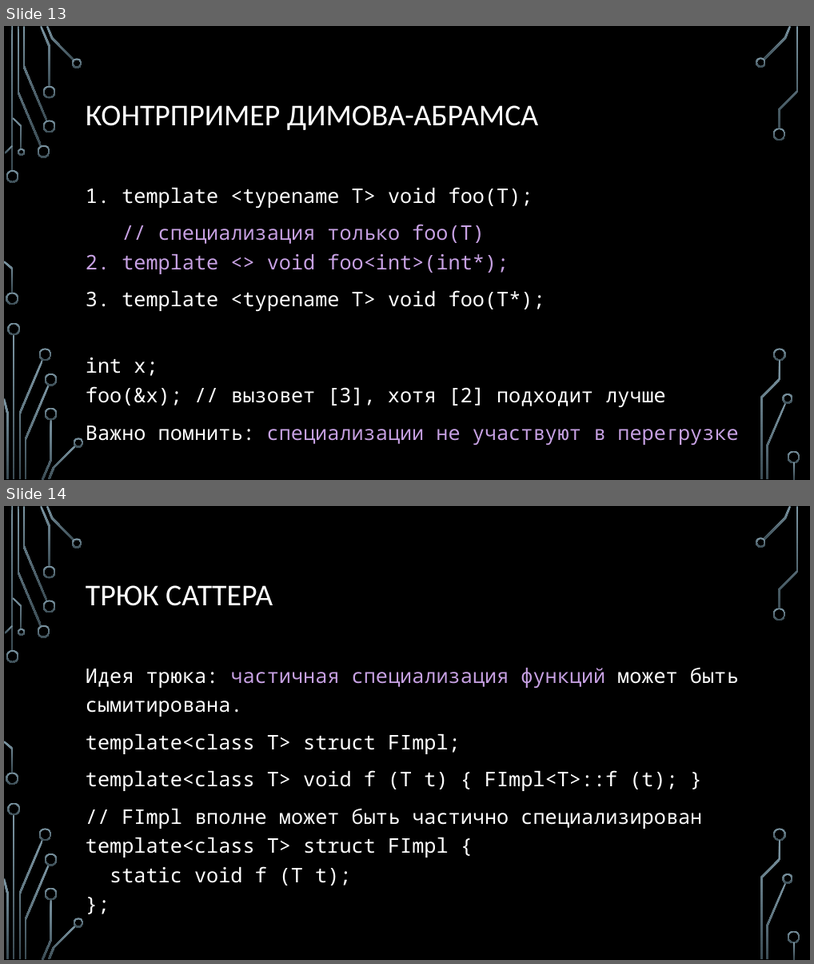
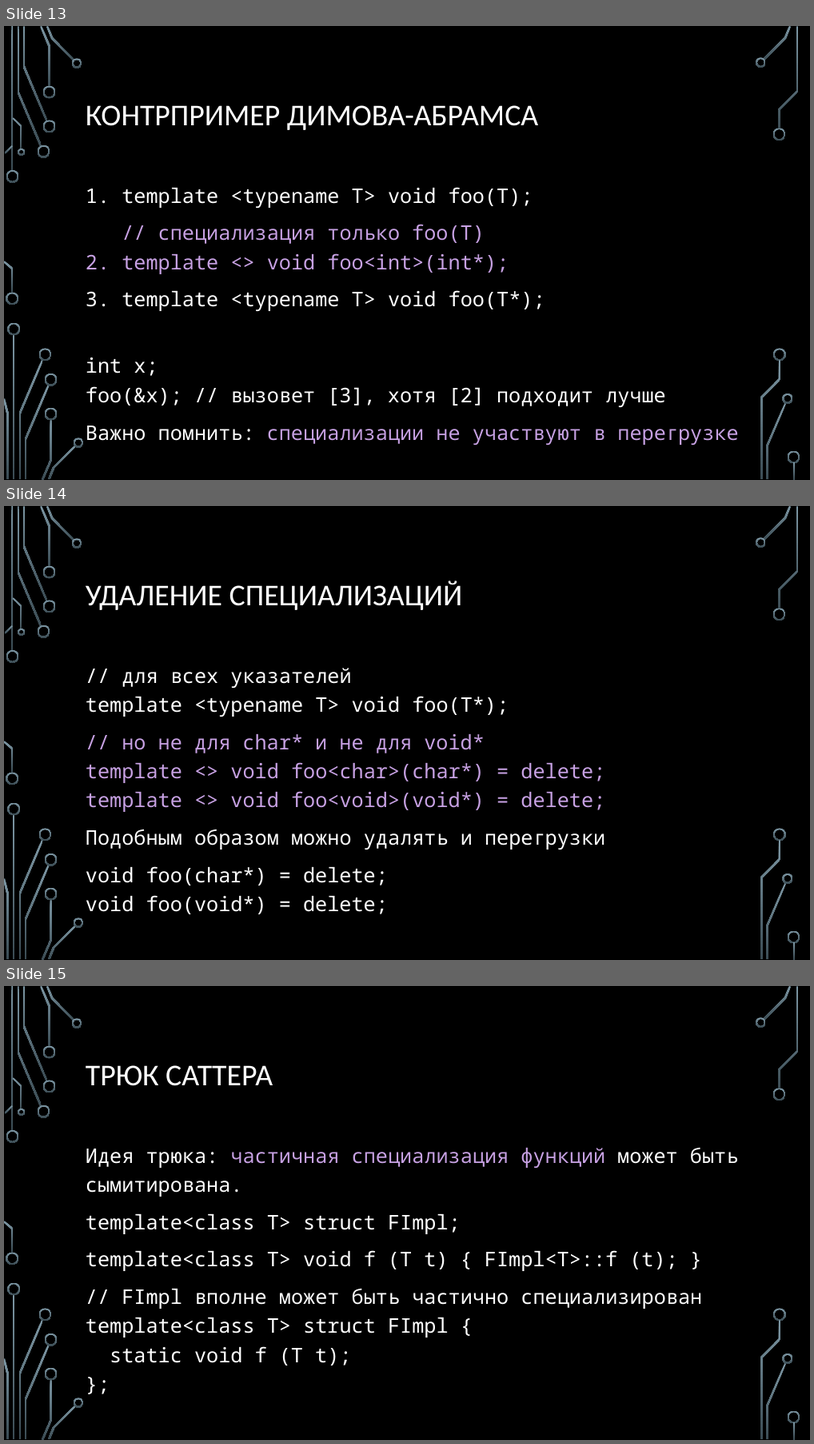
Before and after one commit to MIPT-ILab/cpp-lects-rus, a slide deck: slides/lec2-2-class-templates.pptx. Shown one above the other, each under a label of ours: slides 13 and 14 before the commit, slides 13, 14 and 15 after it. The pictures are 814x964 and 814x1444 pixels, drawn with LibreOffice and Linux fonts; fonts in the diff are those of the drawing; background and template pictures are left out. Boxes give left, top, right and bottom in pixels: in the first picture for what was removed or moved away, otherwise in the second. Text is boxed around its words. In the diff, an @@ line names an element or a change of style, - is before the commit and + after.

```diff
--- a/slides/lec2-2-class-templates.pptx
+++ b/slides/lec2-2-class-templates.pptx
@@ slide 14 added at (4,506,810,960), background picture (left out); not listed: 36 template elements that a slide beside it also shows @@
@@ title added at (86,580,463,610), 36 pt, text #FFFFFF @@
+УДАЛЕНИЕ СПЕЦИАЛИЗАЦИЙ
@@ text added at (86,668,606,914), 24 pt, text #FFFFFF @@
+// для всех указателей
+template <typename T> void foo(T*);
+// но не для char* и не для void*
+template <> void foo<char>(char*) = delete;
+template <> void foo<void>(void*) = delete;
+Подобным образом можно удалять и перегрузки
+void foo(char*) = delete;
+void foo(void*) = delete;
@@ what was slide 14 is now slide 15 @@
```
Also in this commit, not shown: 2 slides changed, 1 other slide added, 3 other files.
